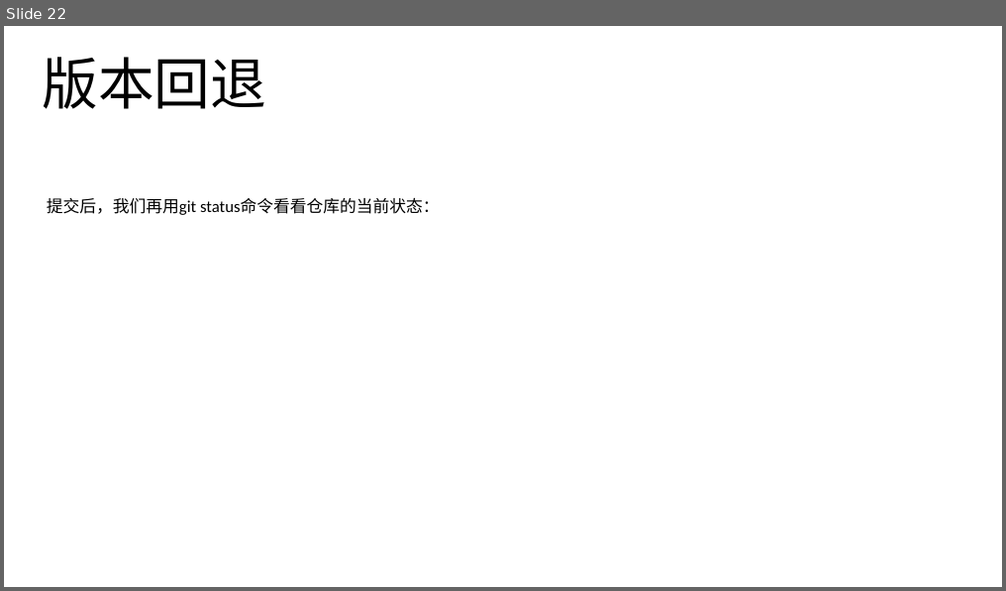
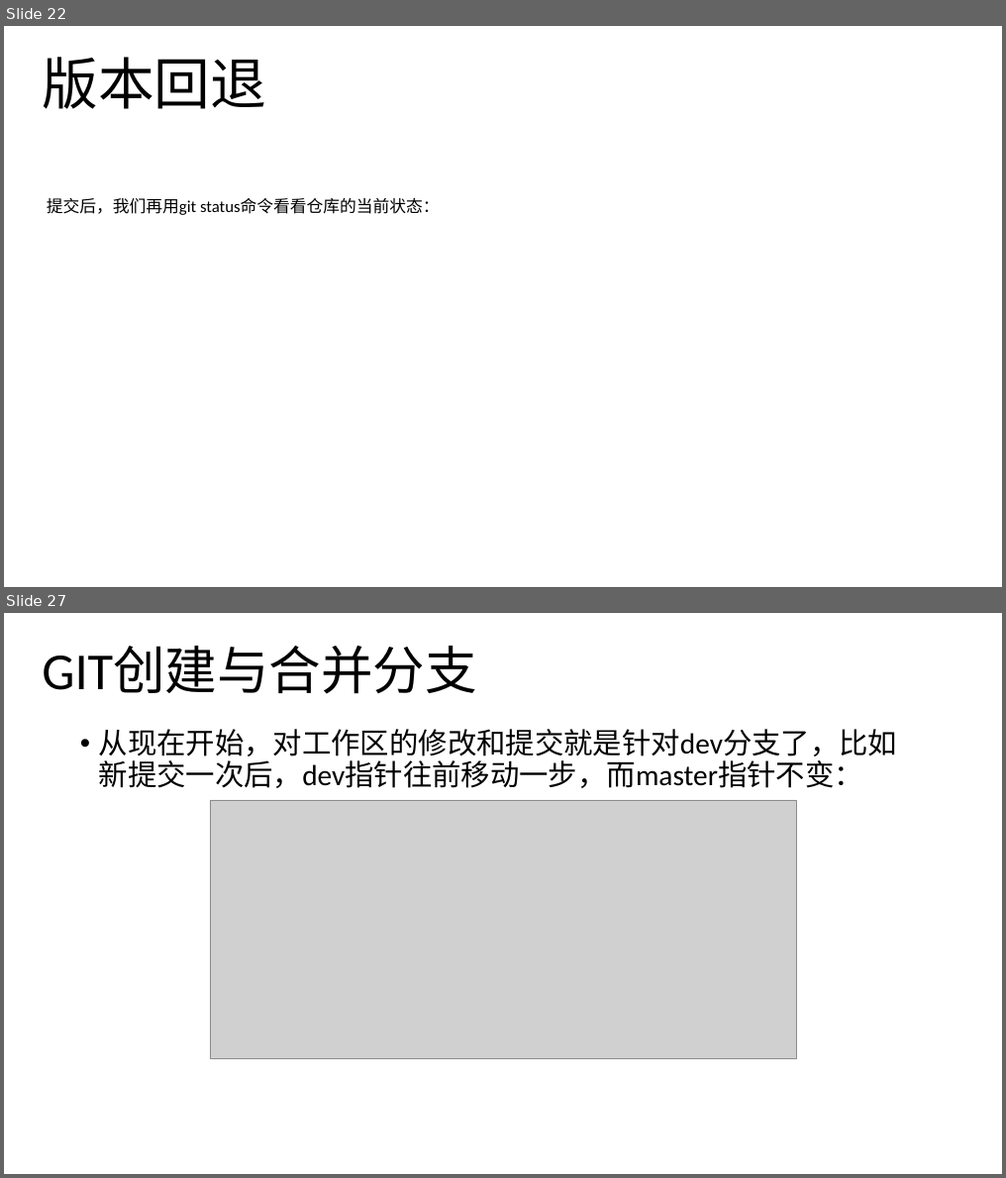
Before and after one commit to noprom/shandong, a slide deck: doc/ppt/helin.pptx. Shown one above the other, each under a label of ours: slide 22 before the commit, slides 22 and 27 after it; the slides between them are not shown. The pictures are 1006x591 and 1006x1178 pixels, drawn with LibreOffice and Linux fonts; fonts in the diff are those of the drawing; grey boxes stand for pictures. Boxes give left, top, right and bottom in pixels: in the first picture for what was removed or moved away, otherwise in the second. Text is boxed around its words. In the diff, an @@ line names an element or a change of style, - is before the commit and + after.

```diff
--- a/doc/ppt/helin.pptx
+++ b/doc/ppt/helin.pptx
@@ slide 27 added at [4, 613, 1002, 1174], background #FFFFFF @@
@@ text added at [42, 646, 477, 694], 50 pt, text #000000 @@
+GIT创建与合并分支
@@ text added at [99, 729, 897, 788], 28 pt, text #000000 @@
+• 从现在开始，对工作区的修改和提交就是针对dev分支了，比如新提交一次后，dev指针往前移动一步，而master指针不变：
@@ picture added at [210, 800, 796, 1059] @@
```
Also in this commit, not shown: 1 slide changed, 7 other slides added, 1 other file.
